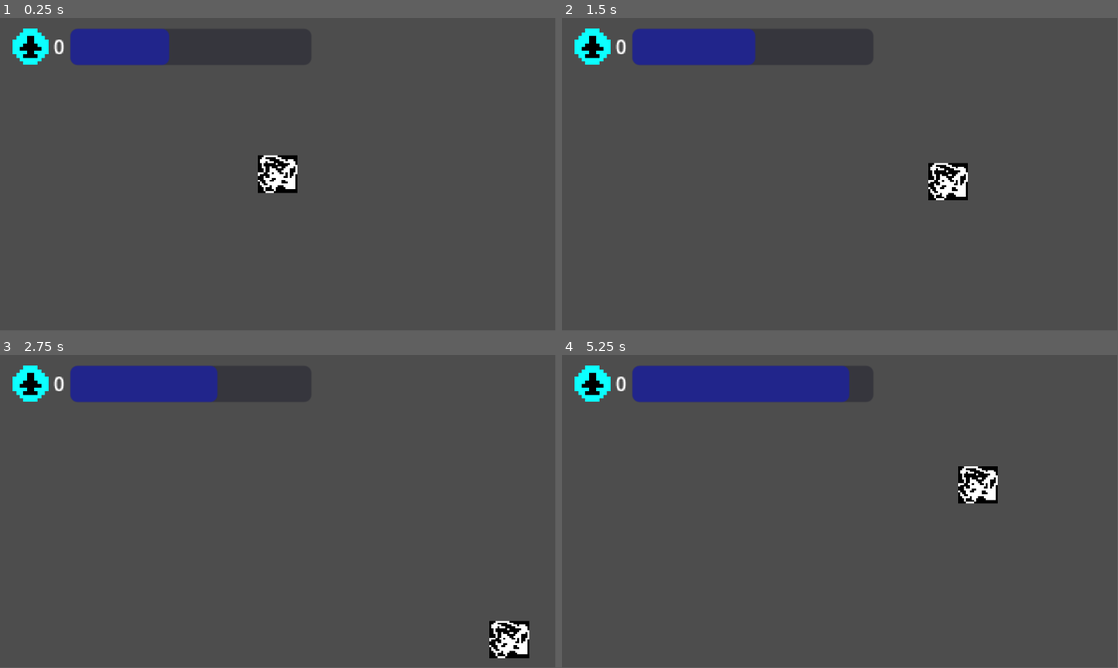
Above: before the commit, frames 1-4 (two rows, left to right).
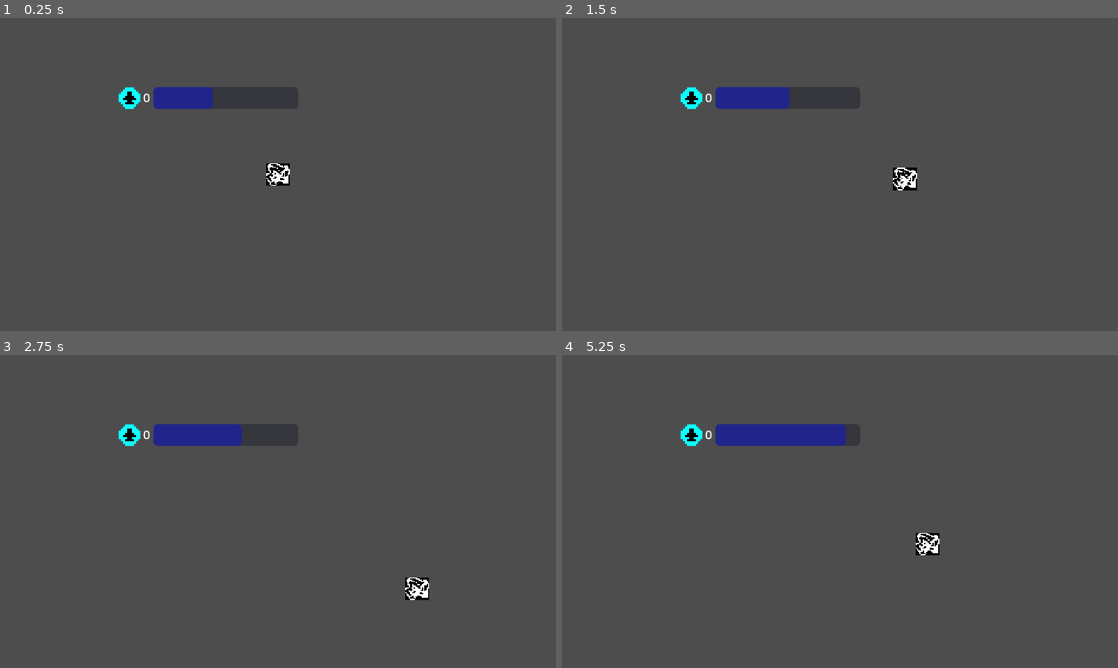
Above: after the commit, the same moments.

Repository: Starlogic-Studios/Game-Jam-2023
Game: Godot game, scene res://Levels/TestLevel.tscn
The game is run twice, just before and just after one commit, with the same random seed, the same clock (stepped at 60 frames per second) and the same inputs.
Inputs:
- Up to frame 1 (0.25 s): no input
- Up to frame 2 (1.5 s): tap Enter at 0.5 s; hold D (right) 0.53-1.28 s; hold S (down) from 1.28 s (still down)
- Up to frame 3 (2.75 s): release S (down) at 2.03 s; hold D (right) from 2.03 s (still down)
- Up to frame 4 (5.25 s): release D (right) at 2.78 s; hold W (up) 2.78-3.53 s; hold A (left) 3.53-5.03 s; hold S (down) from 5.03 s (still down)
In our replay, the window is 799x449 before the commit and 800x450 after it. These sizes can differ from the game's own. Grey fills any space a smaller window leaves; there, only what the larger window draws over its background counts as a difference.

The runs differ from the first frame. In frame 1, 4.4% of the frame differs, in the area x 2-54%, y 3-56%; in frame 2, 5.6%; in frame 3, 6.2%; in frame 4, 8.3%, in the area x 2-79%, y 3-64%.

Commit message:
addded bounce to box, box is offset

Diff:
--- a/Character/PlayerTopDown.gd
+++ b/Character/PlayerTopDown.gd
@@ -12,6 +12,7 @@
 func _physics_process(delta):
 	player_movement(delta)
 	update_ui()
+	keep_player_in_viewport(delta)
 
 func get_input():
 	input.x = int(Input.is_action_pressed("right")) - int(Input.is_action_pressed("left"))
@@ -44,3 +45,14 @@
 			mass = 100
 	if mass <= 0:
 		mass = 0
+
+func keep_player_in_viewport(delta):
+	var viewport_rect = get_viewport_rect()
+	if position.x < 0:
+		velocity.x = max_speed
+	elif position.x > viewport_rect.size.x:
+		velocity.x = -max_speed
+	if position.y < 0:
+		velocity.y = max_speed
+	elif position.y > viewport_rect.size.y:
+		velocity.y = -max_speed
--- a/Levels/TestLevel.tscn
+++ b/Levels/TestLevel.tscn
@@ -14,6 +14,7 @@
 offset_top = -653.0
 offset_right = -689.0
 offset_bottom = -394.0
+metadata/_edit_use_anchors_ = true
 
 [node name="Player" parent="." instance=ExtResource("1_iov7f")]
 script = ExtResource("2_3aj61")
--- a/project.godot
+++ b/project.godot
@@ -14,6 +14,12 @@
 run/main_scene="res://Levels/TestLevel.tscn"
 config/features=PackedStringArray("4.0", "Mobile")
 config/icon="res://icon.svg"
+
+[display]
+
+window/size/viewport_width=1920
+window/size/viewport_height=1080
+window/stretch/mode="viewport"
 
 [input]
 
